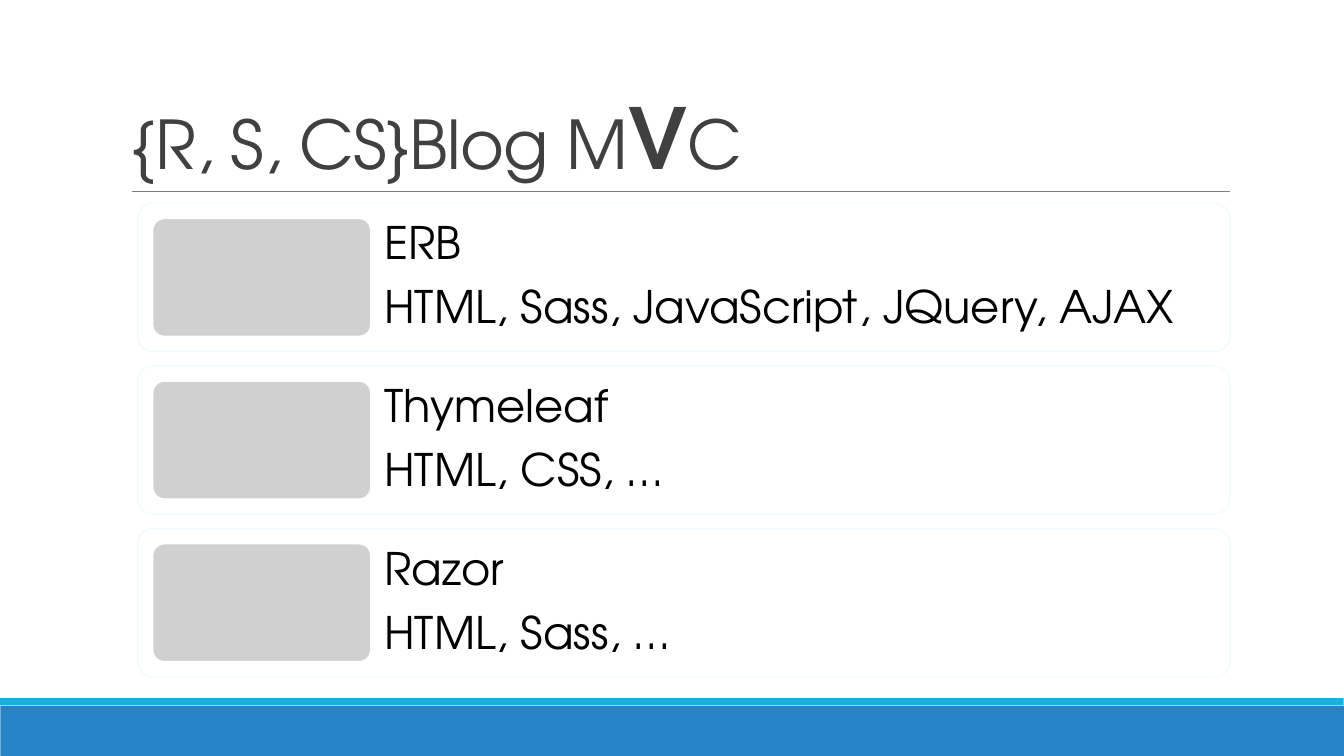
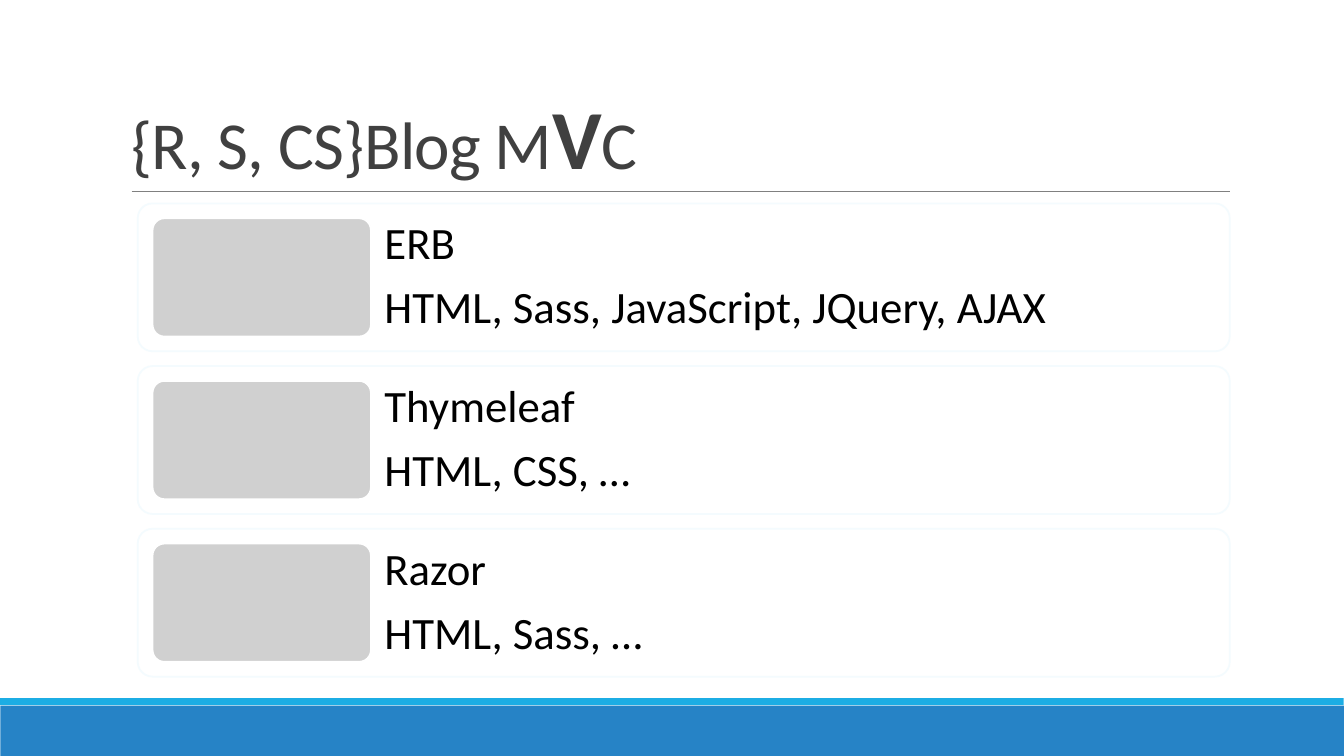
Before and after one commit to TTia/xblog-thesis, a slide deck: slide 7 of Presentazione.pptx. Drawn at 1344x756 pixels with LibreOffice and Linux fonts; fonts in the diff are those of the drawing; grey boxes stand for pictures. Boxes give left, top, right and bottom in pixels: in the first picture for what was removed or moved away, otherwise in the second. Text is boxed around its words. In the diff, an @@ line names an element or a change of style, - is before the commit and + after.

```diff
--- a/Presentazione.pptx
+++ b/Presentazione.pptx
@@ font TeX Gyre Adventor to Calibri in 4 elements at bbox=[131, 120, 482, 181], bbox=[384, 230, 1046, 331], bbox=[384, 391, 589, 492], bbox=[384, 556, 601, 655] @@
```
Also in this commit, not shown: 10 other slides changed, 1 slide added.
